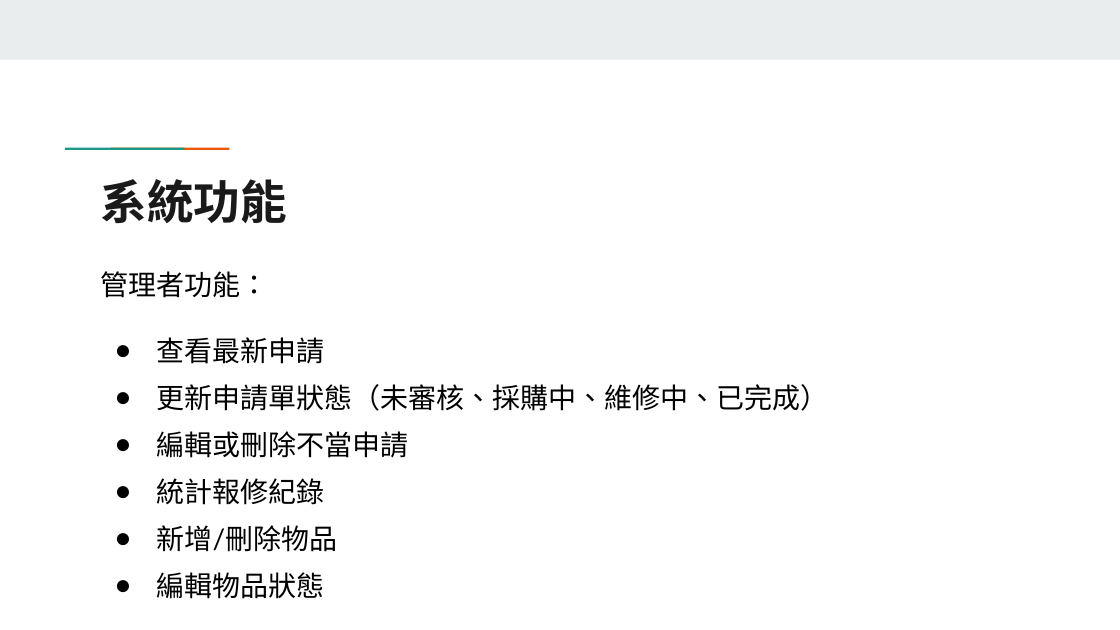
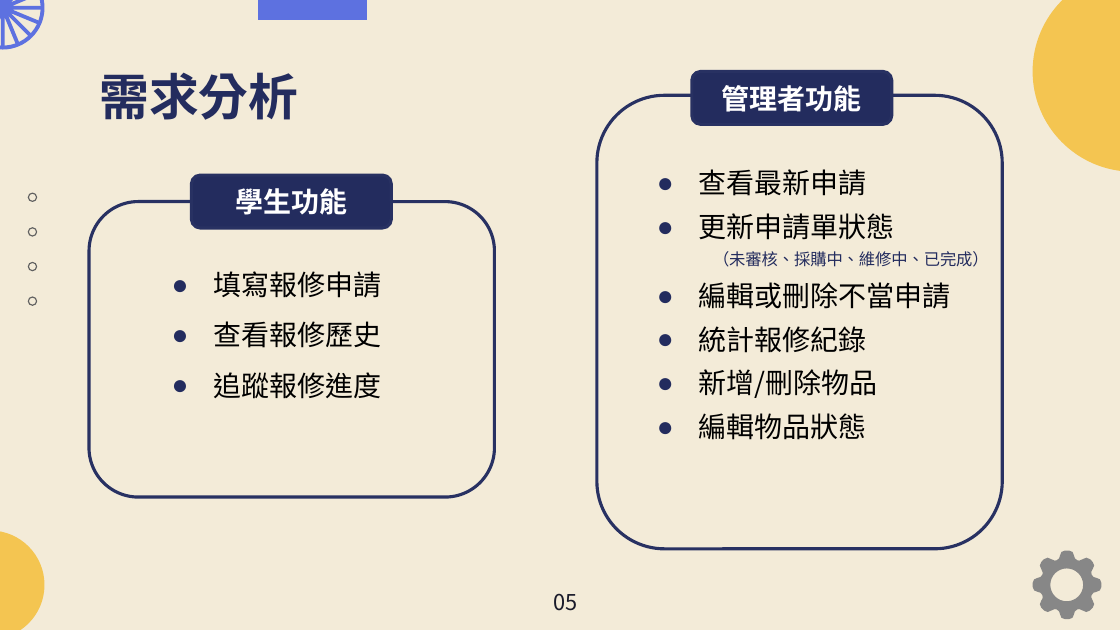
Before and after one commit to 2111518/Dormitory-repair-management-system, a slide deck: slide 6 of 期末報告.pptx (slide 8 before the commit). Drawn at 1120x630 pixels with LibreOffice and Linux fonts; fonts in the diff are those of the drawing. Boxes give left, top, right and bottom in pixels: in the first picture for what was removed or moved away, otherwise in the second. Text is boxed around its words. In the diff, an @@ line names an element or a change of style, - is before the commit and + after.

Commit message:
PPT update

```diff
--- a/期末報告.pptx
+++ b/期末報告.pptx
@@ background #FFFFFF to #F3EBD8 @@
@@ rectangle removed at (0, 0, 1120, 59) @@
@@ freeform shape added at (0, 0, 45, 50), fill #5D71E0 @@
@@ freeform shape added at (259, 0, 367, 20), fill #5D71E0 @@
@@ freeform shape added at (1033, 0, 1120, 171), fill #F4C551 @@
@@ title added at (99, 72, 298, 120), 32 pt, text #232C5E, bold @@
+需求分析
@@ rounded rectangle added at (692, 72, 893, 124), fill #232C5E, outline #293262 2 pt, 18 pt, text #FFFFFF, bold @@
+管理者功能
@@ rounded rectangle added at (597, 95, 1002, 549), outline #293262 2 pt @@
@@ rectangle removed at (102, 146, 148, 151) @@
@@ rectangle removed at (147, 146, 193, 151) @@
@@ text "查看最新申請": place and size @@
-text "查看最新申請" at (101, 271, 829, 599)
+text "查看最新申請" at (699, 169, 989, 440)
@@ title removed at (101, 179, 288, 223) @@
-系統功能
@@ rounded rectangle added at (192, 175, 392, 227), fill #232C5E, outline #293262 2 pt, 18 pt, text #FFFFFF, bold @@
+學生功能
@@ text at (699, 169, 951, 440): font Lato to Noto Sans CJK SC in "查看最新申請", "編輯或刪除不當申請", "統計報修紀錄", "新增/刪除物品" and 1 more places; line spacing 1.4 to 1.3; bullet colour #000000 to #232C5E @@
@@ rounded rectangle added at (90, 202, 495, 497), outline #293262 2 pt @@
@@ text at (699, 213, 989, 267): text changed; size 18 to 10.5 pt; font Lato to Noto Sans CJK SC; text colour #000000 to #232C5E @@
-● 更新申請單狀態（未審核、採購中、維修中、已完成）
+● 更新申請單狀態
+  （未審核、採購中、維修中、已完成）
@@ group added at (28, 193, 36, 305): 4 freeform shapes @@
@@ text at (101, 271, 269, 298): paragraph removed @@
-管理者功能：
@@ text added at (214, 271, 382, 399), 18 pt, text #000000 @@
+● 填寫報修申請
+● 查看報修歷史
+● 追蹤報修進度
@@ freeform shape added at (0, 531, 45, 630), fill #F4C551 @@
@@ freeform shape added at (1033, 551, 1101, 619), fill #878787 @@
@@ text added at (553, 593, 577, 611), 14 pt, text #191A2A @@
+05
```
Also in this commit, not shown: 10 other slides changed, 2 slides added, 4 slides removed.
